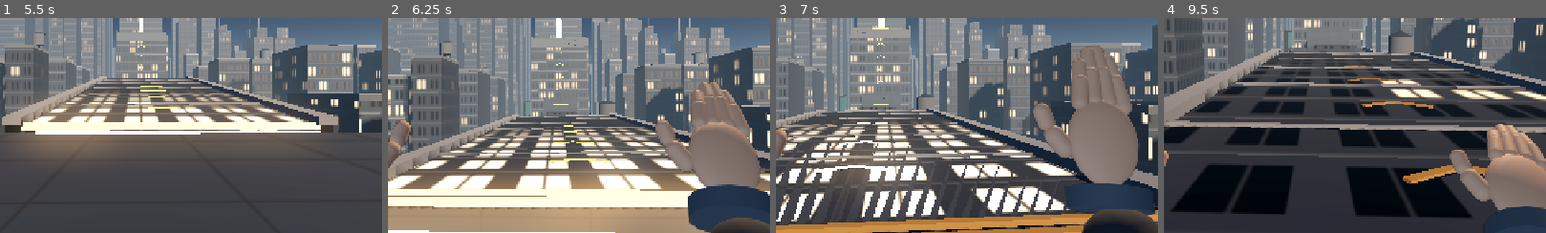
Above: before the commit, frames 1-4 (left to right).
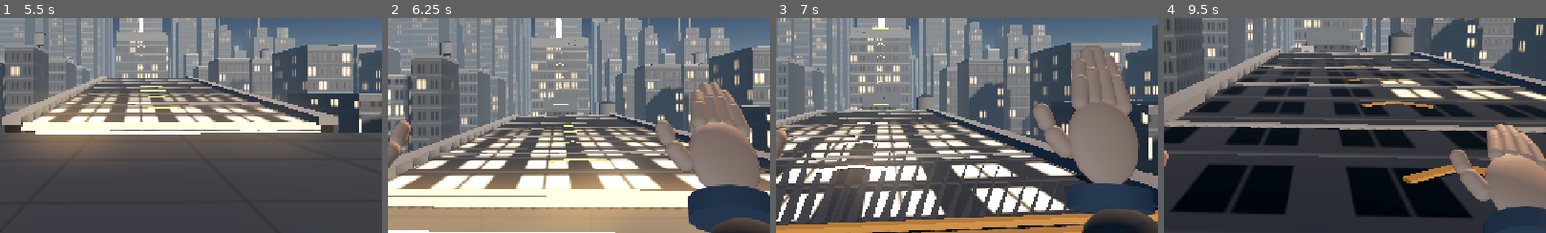
Above: after the commit, the same moments.

Repository: thatmike1/spillway
Game: Godot game, scene res://scenes/main.tscn
The game is run twice, just before and just after one commit, with the same random seed, the same clock (stepped at 60 frames per second) and the same inputs.
Inputs (mouse positions are % of the whole screen's width and height, from its top left):
- Up to frame 1 (5.5 s): move the mouse to (55, 50) at 0.52 s; hold Space (jump) 0.53-1.28 s; hold W (move_forward) from 0.53 s (still down); click (55, 50) at 0.67 s; move the mouse to (45, 50) at 1.27 s; tap Ctrl (crouch) at 1.35 s; tap Space (jump) at 1.52, 1.55, 1.82, 3.02, 3.05, 3.32, 4.52, 4.55, 4.82 s; move the mouse to (52, 48) at 2.02 s; hold Space (jump) 2.03-2.78 s; tap Down (look_down) at 2.1 s; move the mouse to (49, 52) at 2.77 s; tap Left (look_left) at 2.85 s; click (49, 52) at 2.92 s; move the mouse to (57, 51) at 3.52 s; hold Space (jump) 3.53-4.28 s; tap Right (look_right) at 3.6 s; move the mouse to (42, 49) at 4.27 s; tap Up (look_up) at 4.35 s; move the mouse to (51, 50) at 5.02 s; hold Space (jump) from 5.03 s (still down); tap C at 5.1 s; click (51, 50) at 5.17 s
- Up to frame 2 (6.25 s): move the mouse to (46, 48) at 5.77 s; release W (move_forward) at 5.78 s; release Space (jump) at 5.78 s; hold D (move_right) from 5.78 s (still down); tap Space (jump) at 5.85, 6.02 s
- Up to frame 3 (7 s): tap Space (jump) at 6.32, 6.77, 6.8 s; move the mouse to (55, 50) at 6.52 s; release D (move_right) at 6.53 s; hold W (move_forward) from 6.53 s (still down); hold Ctrl (crouch) from 6.53 s (still down)
- Up to frame 4 (9.5 s): tap Space (jump) at 7.07, 7.52, 7.55, 7.82, 9.02, 9.05, 9.32 s; move the mouse to (45, 50) at 7.27 s; release Ctrl (crouch) at 7.28 s; tap Down (look_down) at 7.35 s; click (45, 50) at 7.42 s; move the mouse to (52, 48) at 8.02 s; hold Space (jump) 8.03-8.78 s; tap Left (look_left) at 8.1 s; move the mouse to (49, 52) at 8.77 s; release W (move_forward) at 8.78 s; hold A (move_left) from 8.78 s (still down); tap Right (look_right) at 8.85 s
The pictures show only the part of the screen within x 31-81%, y 33-83%; the shares and areas given below are measured in that part.

Frame 1 is identical in both runs. In frame 2, 0.1% of the frame differs, in the area x 35-52%, y 38-46%; in frame 3, less than 0.1%; in frame 4, 0.3%, in the area x 30-55%, y 5-16%.

Commit message:
feat: second fold, the next building's front skin swings up into a bridge

Diff:
--- a/scripts/bot.gd
+++ b/scripts/bot.gd
@@ -79,8 +79,8 @@
 			pitch_rate = -0.45
 		_mouse(Vector2(-yaw_rate * delta / _sensitivity, -pitch_rate * delta / _sensitivity))
 		return
-	if step.get("wait_fold", false):
-		var fold: Node = level.get("fold")
+	if step.has("wait_fold"):
+		var fold: Node = level.get("folds")[int(step["wait_fold"])]
 		if not bool(fold.call("is_done")) and flat.length() < 6.0:
 			Input.action_release("move_forward")
 			_waiting += delta
--- a/scripts/level.gd
+++ b/scripts/level.gd
@@ -30,6 +30,8 @@
 const CREST_RADIUS: float = 4.0
 
 var fold: AnimatableBody3D
+var folds: Array[AnimatableBody3D] = []
+var fold_triggers: Array[Dictionary] = []
 var cues: Array[Dictionary] = []
 var checkpoints: Array[Dictionary] = []
 var fold_trigger: Area3D
@@ -41,11 +43,11 @@
 
 var _facades: Array[ShaderMaterial] = []
 var _ta_material: ShaderMaterial
+var _waves: Array[Dictionary] = []
 var _materials: Dictionary = {}
 var _spinners: Array[Dictionary] = []
 var _rng: RandomNumberGenerator = RandomNumberGenerator.new()
 var _built: bool = false
-var _settled_time: float = 0.0
 
 
 func build() -> void:
@@ -70,15 +72,19 @@
 	for spinner: Dictionary in _spinners:
 		var node: Node3D = spinner["node"]
 		node.rotate_object_local(spinner["axis"], float(spinner["speed"]) * delta)
-	if fold != null and _ta_material != null:
-		var warning: float = float(fold.call("get_warning"))
+	for wave: Dictionary in _waves:
+		var block: Node = wave["fold"]
+		var material: ShaderMaterial = wave["material"]
+		var height: float = wave["height"]
+		var warning: float = float(block.call("get_warning"))
 		# floors light up bottom to top during the anticipation beat, stay lit while
-		# the tower turns, then go dark again from the hinge outward once it lands
-		var height: float = -TA_HEIGHT * 0.5 - 2.0 + warning * (TA_HEIGHT + 4.0) if warning > 0.0 else -10000.0
-		_settled_time = _settled_time + delta if bool(fold.call("is_done")) else 0.0
-		var floor_height: float = -TA_HEIGHT * 0.5 - 2.0 + clampf(_settled_time / 1.6, 0.0, 1.0) * (TA_HEIGHT + 4.0)
-		_ta_material.set_shader_parameter("wave_height", height)
-		_ta_material.set_shader_parameter("wave_floor", floor_height if _settled_time > 0.0 else -10000.0)
+		# the block turns, then go dark again from the hinge outward once it lands
+		var top: float = -height * 0.5 - 2.0 + warning * (height + 4.0) if warning > 0.0 else -10000.0
+		wave["settled"] = float(wave["settled"]) + delta if bool(block.call("is_done")) else 0.0
+		var settled: float = wave["settled"]
+		var bottom: float = -height * 0.5 - 2.0 + clampf(settled / 1.6, 0.0, 1.0) * (height + 4.0)
+		material.set_shader_parameter("wave_height", top)
+		material.set_shader_parameter("wave_floor", bottom if settled > 0.0 else -10000.0)
 
 
 ## Closest cue index the player has not yet passed is decided by main; this
@@ -96,8 +102,8 @@
 
 
 func reset_state() -> void:
-	if fold != null:
-		fold.call("reset_fold")
+	for block: AnimatableBody3D in folds:
+		block.call("reset_fold")
 
 
 # ---------------------------------------------------------------- materials
@@ -284,9 +290,10 @@
 	return area
 
 
-func _checkpoint(center: Vector3, size: Vector3, pose: Transform3D, folded: bool) -> void:
+## folds_down: how many folds, in route order, are already down at this checkpoint.
+func _checkpoint(center: Vector3, size: Vector3, pose: Transform3D, folds_down: int) -> void:
 	var area: Area3D = _trigger("Checkpoint%d" % checkpoints.size(), center, size)
-	checkpoints.append({"area": area, "pose": pose, "folded": folded})
+	checkpoints.append({"area": area, "pose": pose, "folds_down": folds_down})
 
 
 # ---------------------------------------------------------------- sky and light
@@ -366,7 +373,7 @@
 	_cue_strip(edge, self, Vector3(0, 0.03, -47.82), Vector3(11.0, 0.06, 0.3))
 	_cue_strip(edge, self, Vector3(0, -0.25, -48.02), Vector3(11.0, 0.5, 0.06))
 	fold_trigger = _trigger("FoldTrigger", Vector3(0, 2, -6), Vector3(22, 6, 4))
-	checkpoints.append({"area": null, "pose": spawn, "folded": false})
+	checkpoints.append({"area": null, "pose": spawn, "folds_down": 0})
 
 
 func _water_tank(base: Vector3, solid: bool) -> void:
@@ -419,6 +426,9 @@
 	fold.set("anticipation", 1.2)
 	fold.set("duration", 3.3)
 	add_child(fold)
+	folds.append(fold)
+	fold_triggers.append({"area": fold_trigger, "fold": fold})
+	_waves.append({"fold": fold, "material": _ta_material, "height": TA_HEIGHT, "settled": 0.0})
 	var center: Vector3 = Vector3(0, TA_HEIGHT * 0.5, -TA_DEPTH * 0.5)
 	_mesh(fold, center, Vector3(TA_WIDTH, TA_HEIGHT, TA_DEPTH), _ta_material)
 	_shape(fold, center, Vector3(TA_WIDTH, TA_HEIGHT, TA_DEPTH))
@@ -448,7 +458,7 @@
 	# the far lip of the road, where you leave it
 	var lip: int = _cue(fold, Vector3(0, TA_HEIGHT, 0), 7.0)
 	_cue_strip(lip, fold, Vector3(0, TA_HEIGHT - 0.15, 0.08), Vector3(9.0, 0.3, 0.12))
-	_checkpoint(Vector3(0, 2.5, -57), Vector3(16, 5, 6), Transform3D(Basis.IDENTITY, Vector3(0, 0.9, -56)), true)
+	_checkpoint(Vector3(0, 2.5, -57), Vector3(16, 5, 6), Transform3D(Basis.IDENTITY, Vector3(0, 0.9, -56)), 1)
 
 
 # ---------------------------------------------------------------- route: R2
@@ -469,27 +479,20 @@
 	_ac_unit(Vector3(7.0, roof_y, -132.5), true)
 	_ac_unit(Vector3(-7.5, roof_y, -119), true)
 	_water_tank(Vector3(8.0, roof_y, -108), true)
-	# a billboard on the left that you can wall-run across the next gap
-	var board_x: float = -9.6
-	_solid(self, Vector3(board_x, roof_y + 3.0, -143.5), Vector3(0.5, 4.4, 14.0), _materials["dark"], "Billboard")
-	_mesh(self, Vector3(board_x + 0.27, roof_y + 3.0, -143.5), Vector3(0.04, 3.6, 13.0), _emissive(Color("#1d4652"), 0.5))
-	for z: float in [-137.5, -149.5]:
-		_mesh(self, Vector3(board_x, roof_y - 2.0, z), Vector3(0.3, 6.0, 0.3), _materials["metal"])
-	var takeoff: int = _cue(self, Vector3(0, roof_y, -139.9), 7.0)
-	_cue_strip(takeoff, self, Vector3(1.0, roof_y + 0.03, -139.82), Vector3(14.0, 0.06, 0.3))
-	_cue_strip(takeoff, self, Vector3(1.0, roof_y - 0.25, -140.02), Vector3(14.0, 0.5, 0.06))
-	_checkpoint(Vector3(0, roof_y + 2.5, -107), Vector3(22, 5, 6), Transform3D(Basis.IDENTITY, Vector3(0, roof_y + 0.9, -106.5)), true)
+	var edge: int = _cue(self, Vector3(0, roof_y, -139.9), 7.0)
+	_cue_strip(edge, self, Vector3(0, roof_y + 0.03, -139.82), Vector3(12.0, 0.06, 0.3))
+	_checkpoint(Vector3(0, roof_y + 2.5, -107), Vector3(22, 5, 6), Transform3D(Basis.IDENTITY, Vector3(0, roof_y + 0.9, -106.5)), 1)
 
 
 # ---------------------------------------------------------------- route: R3 and the bend
 
 func _roof_three_and_bend() -> void:
 	var roof_y: float = -3.0
-	_building(Vector2(0, -154.5), Vector2(20, 21), roof_y, true, _facade(1), false)
-	_parapet(Vector3(0, roof_y, -154.5), Vector2(20, 21), true, [true, true, false, false])
+	# R3 sits across a street from R2; its front skin is the second fold
+	_building(Vector2(0, -160.1), Vector2(20, 9.8), roof_y, true, _facade(1), false)
+	_parapet(Vector3(0, roof_y, -160.1), Vector2(20, 9.8), true, [true, true, false, false])
 	_building(Vector2(0, -168), Vector2(20, 6), roof_y, true, _facade(1), false)
-	var landing: int = _cue(self, Vector3(0, roof_y, -144.5), 6.0)
-	_cue_strip(landing, self, Vector3(0, roof_y + 0.03, -144.4), Vector3(9.0, 0.06, 0.25))
+	_skin_bridge(roof_y)
 	# the roof bends up into the tower: a quarter pipe of gravity-carrying slabs
 	var bend: StaticBody3D = StaticBody3D.new()
 	bend.name = "Bend"
@@ -518,7 +521,52 @@
 		collider.transform = Transform3D(slab_basis, point + normal * -thickness * 0.5)
 		if index % 3 == 1:
 			_cue_strip(bend_cue, holder, Vector3(0, 0.02, 0), Vector3(5.0, 0.05, 0.16))
-	_checkpoint(Vector3(0, roof_y + 2.5, -148), Vector3(20, 5, 6), Transform3D(Basis.IDENTITY, Vector3(0, roof_y + 0.9, -148)), true)
+	_checkpoint(Vector3(0, roof_y + 2.5, -159), Vector3(20, 5, 6), Transform3D(Basis.IDENTITY, Vector3(0, roof_y + 0.9, -158.5)), 2)
+
+
+## The front skin of R3 hangs below its roof line facing the street. It swings
+## up toward the runner about its top edge and lands flush with R2's edge as a
+## bridge; its parapet turns into the bridge's last plank against R3's roof.
+func _skin_bridge(roof_y: float) -> void:
+	var width: float = 14.0
+	var drop: float = 14.0
+	var skin: float = 1.2
+	var front_z: float = -154.0
+	# the strip of front wall either side of the skin, and the wall below it
+	for side: float in [-1.0, 1.0]:
+		_solid(self, Vector3(side * (width * 0.5 + 1.5), (roof_y + STREET_Y) * 0.5, front_z - skin * 0.5), Vector3(3.0, roof_y - STREET_Y, skin), _facade(1))
+	_mesh(self, Vector3(0, (roof_y - drop + STREET_Y) * 0.5, front_z - skin * 0.5), Vector3(width, roof_y - drop - STREET_Y, skin), _facade(1))
+	var material: ShaderMaterial = _facade(1).duplicate() as ShaderMaterial
+	material.set_shader_parameter("lit_ratio", 0.08)
+	var block: AnimatableBody3D = FOLD_SCRIPT.new() as AnimatableBody3D
+	block.name = "SkinBridge"
+	block.position = Vector3(0, roof_y, front_z)
+	block.set("axis", Vector3.RIGHT)
+	block.set("angle", -PI / 2.0)
+	block.set("anticipation", 0.6)
+	block.set("duration", 2.1)
+	block.set("settle_time", 0.5)
+	add_child(block)
+	folds.append(block)
+	_waves.append({"fold": block, "material": material, "height": drop, "settled": 0.0})
+	var slab_center: Vector3 = Vector3(0, -drop * 0.5, -skin * 0.5)
+	_mesh(block, slab_center, Vector3(width, drop, skin), material)
+	_shape(block, slab_center, Vector3(width, drop, skin))
+	var parapet_center: Vector3 = Vector3(0, skin * 0.5, -0.15)
+	_mesh(block, parapet_center, Vector3(width, skin, 0.3), _materials["concrete"])
+	_shape(block, parapet_center, Vector3(width, skin, 0.3))
+	for side: float in [-1.0, 1.0]:
+		var pier: Vector3 = Vector3(side * (width * 0.5 - 0.35), -drop * 0.5, 0.15)
+		_mesh(block, pier, Vector3(0.7, drop, 0.3), _materials["concrete"])
+		_shape(block, pier, Vector3(0.7, drop, 0.3))
+	# chevrons point up at the roof now and along the bridge once it lands
+	var chevrons: int = _cue(block, Vector3(0, -drop * 0.5, 0), 9.0)
+	for y_pos: float in [-11.0, -7.0, -3.0]:
+		_chevron(chevrons, block, Vector3(0, y_pos, 0.03), 2.0, 0.0)
+	var hinge: int = _cue(block, Vector3(0, 0, 0), 6.0)
+	_cue_strip(hinge, block, Vector3(0, skin + 0.02, -0.15), Vector3(width - 2.0, 0.05, 0.32))
+	var trigger: Area3D = _trigger("SkinTrigger", Vector3(0, 0.5, -100), Vector3(22, 8, 26))
+	fold_triggers.append({"area": trigger, "fold": block})
 
 
 # ---------------------------------------------------------------- route: TB
@@ -691,12 +739,12 @@
 func _route_for_bot() -> void:
 	bot_path = [
 		{"point": Vector3(0, 0.9, -5), "look_around": true},
-		{"point": Vector3(0, 0.9, -38), "wait_fold": true},
+		{"point": Vector3(0, 0.9, -38), "wait_fold": 0},
 		{"point": Vector3(0, 0.9, -48.0), "jump": true},
 		{"point": Vector3(0, 0.9, -98.6), "jump": true},
 		{"point": Vector3(4.5, -2.1, -112)},
 		{"point": Vector3(5.0, -2.1, -128)},
-		{"point": Vector3(3.0, -2.1, -139.7), "jump": true},
+		{"point": Vector3(1.5, -2.1, -137.0), "wait_fold": 1},
 		{"point": Vector3(0, -2.1, -160)},
 		{"point": Vector3(0, 2.0, -170.3)},
 		{"point": Vector3(0, 18.0, -170.1)},
--- a/scripts/main.gd
+++ b/scripts/main.gd
@@ -73,16 +73,17 @@
 	hud.connect("quit_requested", func() -> void: get_tree().quit())
 	hud.connect("setting_changed", _on_setting_changed)
 	hud.call("load_settings", settings)
-	(level.get("fold_trigger") as Area3D).body_entered.connect(_on_fold_trigger)
+	for entry: Dictionary in level.get("fold_triggers"):
+		(entry["area"] as Area3D).body_entered.connect(_on_fold_trigger.bind(entry["fold"]))
 	(level.get("finish_trigger") as Area3D).body_entered.connect(_on_finish)
 	var points: Array = level.get("checkpoints")
 	for index: int in range(points.size()):
 		var area: Area3D = points[index]["area"]
 		if area != null:
 			area.body_entered.connect(_on_checkpoint.bind(index))
-	var fold: Node = level.get("fold")
-	fold.connect("fold_started", func() -> void: audio.call("fold_started", fold))
-	fold.connect("fold_settled", func() -> void: audio.call("fold_settled", fold))
+	for block: Node in level.get("folds"):
+		block.connect("fold_started", func() -> void: audio.call("fold_started", block))
+		block.connect("fold_settled", func() -> void: audio.call("fold_settled", block))
 	_apply_settings()
 	restart_run()
 	var args: PackedStringArray = OS.get_cmdline_user_args()
@@ -132,9 +133,10 @@
 	respawn_count += 1
 	var points: Array = level.get("checkpoints")
 	var point: Dictionary = points[checkpoint_index]
-	var fold: Node = level.get("fold")
-	if bool(point["folded"]) and not bool(fold.call("is_done")):
-		fold.call("finish_now")
+	var folds: Array = level.get("folds")
+	for index: int in range(folds.size()):
+		if index < int(point["folds_down"]) and not bool(folds[index].call("is_done")):
+			folds[index].call("finish_now")
 	player.call("reset_to", point["pose"], Vector3.UP)
 	hud.call("flash_message", "Back on the last roof")
 
@@ -198,11 +200,10 @@
 	_manage_capture(delta)
 
 
-func _on_fold_trigger(body: Node3D) -> void:
+func _on_fold_trigger(body: Node3D, block: Node) -> void:
 	if body != player:
 		return
-	var fold: Node = level.get("fold")
-	fold.call("start_fold")
+	block.call("start_fold")
 
 
 func _on_checkpoint(body: Node3D, index: int) -> void:
